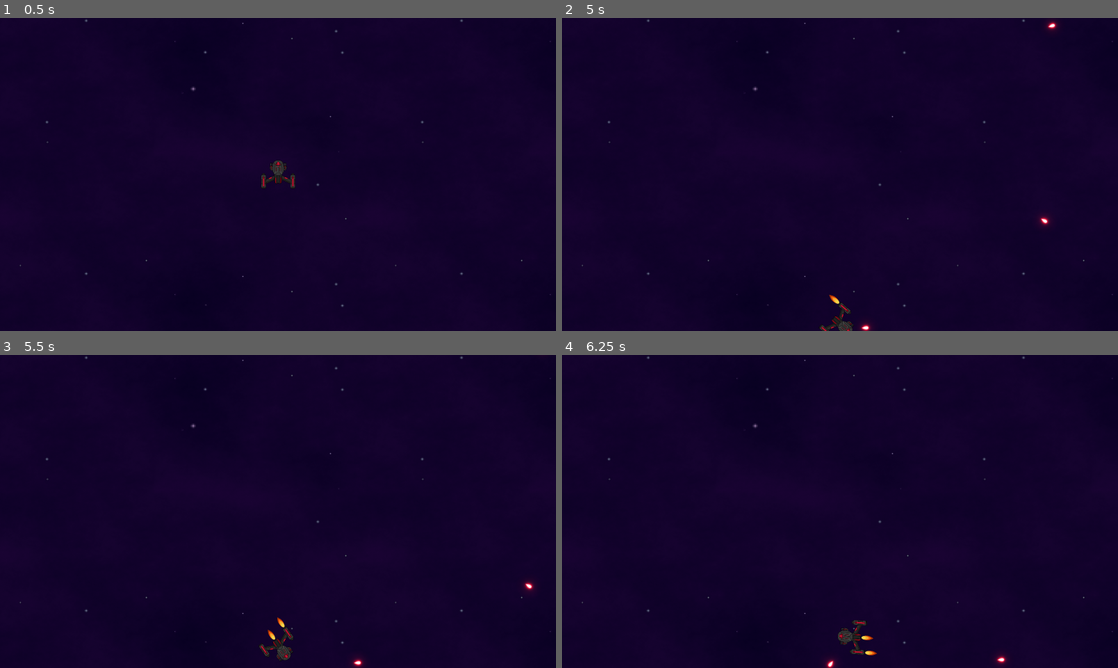
Above: before the commit, frames 1-4 (two rows, left to right).
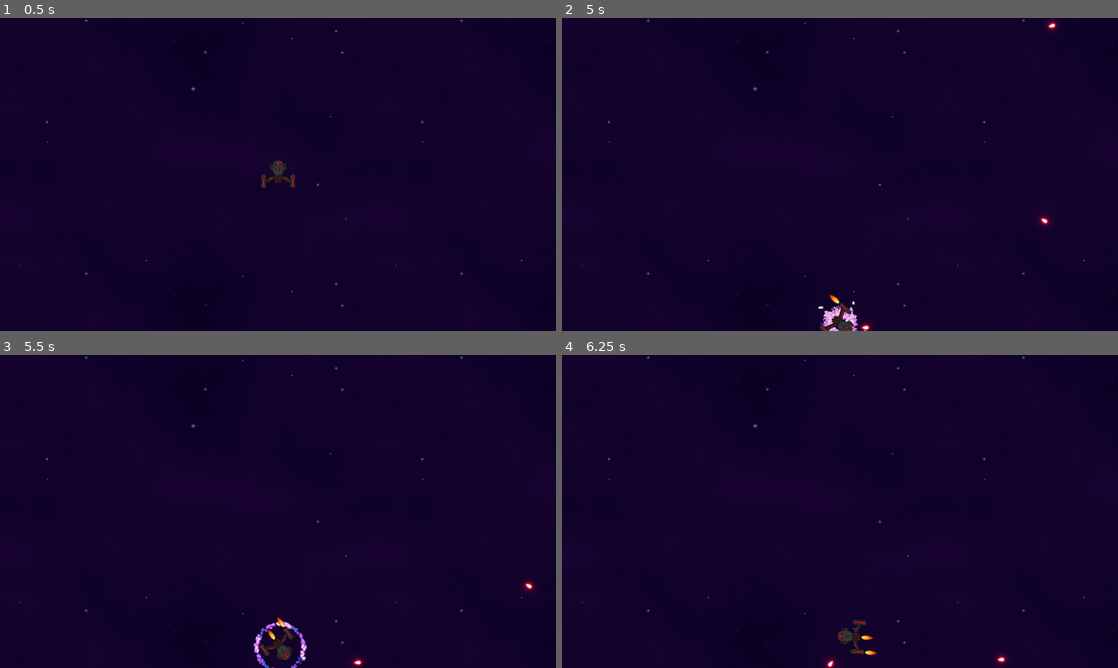
Above: after the commit, the same moments.

Repository: Akib306/Astroids_Arcade_Game
Game: Godot game, scene res://Root.tscn
The game is run twice, just before and just after one commit, with the same random seed, the same clock (stepped at 60 frames per second) and the same inputs.
Inputs:
- Up to frame 1 (0.5 s): no input
- Up to frame 2 (5 s): tap Enter at 0.5 s; hold Up (ui_up) 0.53-2.03 s; tap Space (ui_select) at 0.6, 0.77, 1.07, 1.35, 1.52, 1.82, 2.1, 2.85, 3.02, 3.32, 3.6, 3.77, 4.07, 4.35, 4.52, 4.82 s; hold Left (ui_left) 2.03-3.53 s; hold Down (ui_down) 3.53-4.28 s; hold Right (ui_right) from 4.28 s (still down)
- Up to frame 3 (5.5 s): release Right (ui_right) at 5.03 s; hold Up (ui_up) from 5.03 s (still down); tap Space (ui_select) at 5.1 s
- Up to frame 4 (6.25 s): release Up (ui_up) at 5.78 s; hold Right (ui_right) from 5.78 s (still down); tap Space (ui_select) at 5.85, 6.02 s

Frame 1 is identical in both runs. In frame 2, 0.3% of the frame differs, in the area x 46-56%, y 88-100%; in frame 3, 0.3%, in the area x 45-65%, y 83-100%; in frame 4, less than 0.1%.

Commit message:
Added feature: When the player ship is warped to the opposite side of the screen, play a warp animation at least 3 frames long on the ship. Also, added a maximum velocity limit on the player ship.

Diff:
--- a/bullet.tscn
+++ b/bullet.tscn
@@ -7,6 +7,7 @@
 script = ExtResource("1_bsyer")
 
 [node name="Sprite2D" type="Sprite2D" parent="."]
+z_index = -1
 rotation = -1.5708
 texture = ExtResource("2_02511")
 
--- a/player.gd
+++ b/player.gd
@@ -3,11 +3,14 @@
 class_name Player
 
 @export var rotation_speed := 5.0
-@export var bullet_scene = preload("res://bullet.tscn")  # Adjust path to your bullet scene
+@export var bullet_scene = preload("res://bullet.tscn")
 @export var velocity = Vector2.ZERO
 @export var acceleration = 150
 @export var deceleration = 100
+@export var max_velocity := 750  # Maximum velocity of the player's ship
 
+# Flag to track if the warp animation is playing
+var warp_animation_playing = false
 
 # Called when the node enters the scene tree for the first time.
 func _ready() -> void:
@@ -16,20 +19,22 @@
 	$RightThruster.visible = false
 	$MainThruster.visible = false
 
+	$WarpAnimation.visible = false
+	# Connect the animation_finished signal
+	$WarpAnimation.frame_changed.connect(_on_WarpAnimation_frame_changed)
+
+
 # Called every frame. 'delta' is the elapsed time since the previous frame.
 func _process(delta: float) -> void:
 	# Show the opposite thruster for the intended movement direction as per Newton's third law
 	if Input.is_action_pressed("ui_left"):
 		$RightThruster.visible = true
 		$LeftThruster.visible = false
-
 	elif Input.is_action_pressed("ui_right"):
 		$LeftThruster.visible = true
 		$RightThruster.visible = false
-
 	elif Input.is_action_pressed("ui_up"):
 		$MainThruster.visible = true
-
 	else:
 		# When no keys are pressed, hide the thrusters
 		$LeftThruster.visible = false
@@ -57,6 +62,10 @@
 		var thrust = Vector2(0, -acceleration * delta).rotated(rotation)
 		velocity += thrust
 
+		# Clamp the velocity to the max velocity
+		if velocity.length() > max_velocity:
+			velocity = velocity.normalized() * max_velocity
+
 	# Decelerate the ship when the DOWN arrow is pressed
 	if Input.is_action_pressed("ui_down"):
 		if velocity.length() > 0:
@@ -70,8 +79,8 @@
 	# Apply velocity to the position of the ship
 	position += velocity * delta
 
-	# Handle screen wrapping after updating position
-	handle_screen_wrapping()
+	# Handle screen warping after updating position
+	handle_screen_warping()
 
 # Function to fire a bullet from the front of the ship
 func fire_bullet() -> void:
@@ -89,8 +98,8 @@
 	# Add the bullet to the current scene (to the root or a specific node)
 	get_tree().root.add_child(bullet)
 
-# Function to handle screen wrapping
-func handle_screen_wrapping() -> void:
+# Function to handle screen warping
+func handle_screen_warping() -> void:
 	var camera = get_viewport().get_camera_2d()
 	var viewport_size = get_viewport().get_visible_rect().size
 	var zoom = camera.zoom
@@ -115,17 +124,35 @@
 	var max_y = camera_position.y + half_height
 
 	var new_position = position
+	var warped = false
 
-	# Wrap horizontally
+	# Warp horizontally
 	if position.x < min_x:
-		new_position.x = max_x
+		new_position.x = max_x - 1
+		warped = true
 	elif position.x > max_x:
-		new_position.x = min_x
+		new_position.x = min_x + 1
+		warped = true
 
-	# Wrap vertically
+	# Warp vertically
 	if position.y < min_y:
-		new_position.y = max_y
+		new_position.y = max_y - 1
+		warped = true
 	elif position.y > max_y:
-		new_position.y = min_y
+		new_position.y = min_y + 1
+		warped = true
 
-	position = new_position
+	# Update position and play the warp animation if warping occurred
+	if warped:
+		position = new_position
+		if not warp_animation_playing:
+			warp_animation_playing = true
+			$WarpAnimation.visible = true
+			$WarpAnimation.play("default")
+
+
+func _on_WarpAnimation_frame_changed():
+	if $WarpAnimation.frame == $WarpAnimation.sprite_frames.get_frame_count($WarpAnimation.animation) - 1:
+		warp_animation_playing = false
+		$WarpAnimation.visible = false
+		$WarpAnimation.stop()
--- a/player.tscn
+++ b/player.tscn
@@ -1,9 +1,10 @@
-[gd_scene load_steps=6 format=3 uid="uid://dm3k8fek8io8h"]
+[gd_scene load_steps=90 format=3 uid="uid://dm3k8fek8io8h"]
 
 [ext_resource type="Script" path="res://player.gd" id="1_lb68p"]
 [ext_resource type="Texture2D" uid="uid://csp46ro050swk" path="res://Assets/Spaceship_RED.png" id="2_63nsr"]
 [ext_resource type="Texture2D" uid="uid://f6e5f0vowie" path="res://Assets/Flame_01.png" id="3_q3w25"]
 [ext_resource type="Texture2D" uid="uid://cqi3yq8ko7sxl" path="res://Assets/Flame_02.png" id="4_yn207"]
+[ext_resource type="Texture2D" uid="uid://ci07wtgxtt13o" path="res://Assets/warpAnimation.png" id="5_p112b"]
 
 [sub_resource type="SpriteFrames" id="SpriteFrames_bhwyc"]
 animations = [{
@@ -19,6 +20,588 @@
 "speed": 3.0
 }]
 
+[sub_resource type="AtlasTexture" id="AtlasTexture_41wlw"]
+atlas = ExtResource("5_p112b")
+region = Rect2(0, 0, 100, 100)
+
+[sub_resource type="AtlasTexture" id="AtlasTexture_m5t1i"]
+atlas = ExtResource("5_p112b")
+region = Rect2(100, 0, 100, 100)
+
+[sub_resource type="AtlasTexture" id="AtlasTexture_ky2ma"]
+atlas = ExtResource("5_p112b")
+region = Rect2(200, 0, 100, 100)
+
+[sub_resource type="AtlasTexture" id="AtlasTexture_cv54p"]
+atlas = ExtResource("5_p112b")
+region = Rect2(300, 0, 100, 100)
+
+[sub_resource type="AtlasTexture" id="AtlasTexture_8a1eg"]
+atlas = ExtResource("5_p112b")
+region = Rect2(400, 0, 100, 100)
+
+[sub_resource type="AtlasTexture" id="AtlasTexture_thoov"]
+atlas = ExtResource("5_p112b")
+region = Rect2(500, 0, 100, 100)
+
+[sub_resource type="AtlasTexture" id="AtlasTexture_sicfe"]
+atlas = ExtResource("5_p112b")
+region = Rect2(600, 0, 100, 100)
+
+[sub_resource type="AtlasTexture" id="AtlasTexture_1m51i"]
+atlas = ExtResource("5_p112b")
+region = Rect2(700, 0, 100, 100)
+
+[sub_resource type="AtlasTexture" id="AtlasTexture_630r5"]
+atlas = ExtResource("5_p112b")
+region = Rect2(800, 0, 100, 100)
+
+[sub_resource type="AtlasTexture" id="AtlasTexture_77dta"]
+atlas = ExtResource("5_p112b")
+region = Rect2(900, 0, 100, 100)
+
+[sub_resource type="AtlasTexture" id="AtlasTexture_22mic"]
+atlas = ExtResource("5_p112b")
+region = Rect2(0, 100, 100, 100)
+
+[sub_resource type="AtlasTexture" id="AtlasTexture_dpte7"]
+atlas = ExtResource("5_p112b")
+region = Rect2(100, 100, 100, 100)
+
+[sub_resource type="AtlasTexture" id="AtlasTexture_777r5"]
+atlas = ExtResource("5_p112b")
+region = Rect2(200, 100, 100, 100)
+
+[sub_resource type="AtlasTexture" id="AtlasTexture_x4vf6"]
+atlas = ExtResource("5_p112b")
+region = Rect2(300, 100, 100, 100)
+
+[sub_resource type="AtlasTexture" id="AtlasTexture_p8jab"]
+atlas = ExtResource("5_p112b")
+region = Rect2(400, 100, 100, 100)
+
+[sub_resource type="AtlasTexture" id="AtlasTexture_wmto3"]
+atlas = ExtResource("5_p112b")
+region = Rect2(500, 100, 100, 100)
+
+[sub_resource type="AtlasTexture" id="AtlasTexture_6tmm6"]
+atlas = ExtResource("5_p112b")
+region = Rect2(600, 100, 100, 100)
+
+[sub_resource type="AtlasTexture" id="AtlasTexture_51hsy"]
+atlas = ExtResource("5_p112b")
+region = Rect2(700, 100, 100, 100)
+
+[sub_resource type="AtlasTexture" id="AtlasTexture_11ncv"]
+atlas = ExtResource("5_p112b")
+region = Rect2(800, 100, 100, 100)
+
+[sub_resource type="AtlasTexture" id="AtlasTexture_bbb0p"]
+atlas = ExtResource("5_p112b")
+region = Rect2(900, 100, 100, 100)
+
+[sub_resource type="AtlasTexture" id="AtlasTexture_gr0o3"]
+atlas = ExtResource("5_p112b")
+region = Rect2(0, 200, 100, 100)
+
+[sub_resource type="AtlasTexture" id="AtlasTexture_m4r07"]
+atlas = ExtResource("5_p112b")
+region = Rect2(100, 200, 100, 100)
+
+[sub_resource type="AtlasTexture" id="AtlasTexture_ivb6p"]
+atlas = ExtResource("5_p112b")
+region = Rect2(200, 200, 100, 100)
+
+[sub_resource type="AtlasTexture" id="AtlasTexture_ovb8w"]
+atlas = ExtResource("5_p112b")
+region = Rect2(300, 200, 100, 100)
+
+[sub_resource type="AtlasTexture" id="AtlasTexture_mca6u"]
+atlas = ExtResource("5_p112b")
+region = Rect2(400, 200, 100, 100)
+
+[sub_resource type="AtlasTexture" id="AtlasTexture_cvq8r"]
+atlas = ExtResource("5_p112b")
+region = Rect2(500, 200, 100, 100)
+
+[sub_resource type="AtlasTexture" id="AtlasTexture_aqqib"]
+atlas = ExtResource("5_p112b")
+region = Rect2(600, 200, 100, 100)
+
+[sub_resource type="AtlasTexture" id="AtlasTexture_1cpba"]
+atlas = ExtResource("5_p112b")
+region = Rect2(700, 200, 100, 100)
+
+[sub_resource type="AtlasTexture" id="AtlasTexture_r43q5"]
+atlas = ExtResource("5_p112b")
+region = Rect2(800, 200, 100, 100)
+
+[sub_resource type="AtlasTexture" id="AtlasTexture_kyawg"]
+atlas = ExtResource("5_p112b")
+region = Rect2(900, 200, 100, 100)
+
+[sub_resource type="AtlasTexture" id="AtlasTexture_32y0g"]
+atlas = ExtResource("5_p112b")
+region = Rect2(0, 300, 100, 100)
+
+[sub_resource type="AtlasTexture" id="AtlasTexture_btuaj"]
+atlas = ExtResource("5_p112b")
+region = Rect2(100, 300, 100, 100)
+
+[sub_resource type="AtlasTexture" id="AtlasTexture_rxwhq"]
+atlas = ExtResource("5_p112b")
+region = Rect2(200, 300, 100, 100)
+
+[sub_resource type="AtlasTexture" id="AtlasTexture_35lu3"]
+atlas = ExtResource("5_p112b")
+region = Rect2(300, 300, 100, 100)
+
+[sub_resource type="AtlasTexture" id="AtlasTexture_x8ic7"]
+atlas = ExtResource("5_p112b")
+region = Rect2(400, 300, 100, 100)
+
+[sub_resource type="AtlasTexture" id="AtlasTexture_e50rs"]
+atlas = ExtResource("5_p112b")
+region = Rect2(500, 300, 100, 100)
+
+[sub_resource type="AtlasTexture" id="AtlasTexture_hl786"]
+atlas = ExtResource("5_p112b")
+region = Rect2(600, 300, 100, 100)
+
+[sub_resource type="AtlasTexture" id="AtlasTexture_w5v3b"]
+atlas = ExtResource("5_p112b")
+region = Rect2(700, 300, 100, 100)
+
+[sub_resource type="AtlasTexture" id="AtlasTexture_tv10g"]
+atlas = ExtResource("5_p112b")
+region = Rect2(800, 300, 100, 100)
+
+[sub_resource type="AtlasTexture" id="AtlasTexture_alrsw"]
+atlas = ExtResource("5_p112b")
+region = Rect2(900, 300, 100, 100)
+
+[sub_resource type="AtlasTexture" id="AtlasTexture_81cuo"]
+atlas = ExtResource("5_p112b")
+region = Rect2(0, 400, 100, 100)
+
+[sub_resource type="AtlasTexture" id="AtlasTexture_ng8b2"]
+atlas = ExtResource("5_p112b")
+region = Rect2(100, 400, 100, 100)
+
+[sub_resource type="AtlasTexture" id="AtlasTexture_ae87n"]
+atlas = ExtResource("5_p112b")
+region = Rect2(200, 400, 100, 100)
+
+[sub_resource type="AtlasTexture" id="AtlasTexture_rgba3"]
+atlas = ExtResource("5_p112b")
+region = Rect2(300, 400, 100, 100)
+
+[sub_resource type="AtlasTexture" id="AtlasTexture_0dej6"]
+atlas = ExtResource("5_p112b")
+region = Rect2(400, 400, 100, 100)
+
+[sub_resource type="AtlasTexture" id="AtlasTexture_4jncg"]
+atlas = ExtResource("5_p112b")
+region = Rect2(500, 400, 100, 100)
+
+[sub_resource type="AtlasTexture" id="AtlasTexture_0gjx2"]
+atlas = ExtResource("5_p112b")
+region = Rect2(600, 400, 100, 100)
+
+[sub_resource type="AtlasTexture" id="AtlasTexture_jviqr"]
+atlas = ExtResource("5_p112b")
+region = Rect2(700, 400, 100, 100)
+
+[sub_resource type="AtlasTexture" id="AtlasTexture_52r8s"]
+atlas = ExtResource("5_p112b")
+region = Rect2(800, 400, 100, 100)
+
+[sub_resource type="AtlasTexture" id="AtlasTexture_6agmk"]
+atlas = ExtResource("5_p112b")
+region = Rect2(900, 400, 100, 100)
+
+[sub_resource type="AtlasTexture" id="AtlasTexture_wh1x1"]
+atlas = ExtResource("5_p112b")
+region = Rect2(0, 500, 100, 100)
+
+[sub_resource type="AtlasTexture" id="AtlasTexture_0a38t"]
+atlas = ExtResource("5_p112b")
+region = Rect2(100, 500, 100, 100)
+
+[sub_resource type="AtlasTexture" id="AtlasTexture_v2jhk"]
+atlas = ExtResource("5_p112b")
+region = Rect2(200, 500, 100, 100)
+
+[sub_resource type="AtlasTexture" id="AtlasTexture_22glv"]
+atlas = ExtResource("5_p112b")
+region = Rect2(300, 500, 100, 100)
+
+[sub_resource type="AtlasTexture" id="AtlasTexture_knhxv"]
+atlas = ExtResource("5_p112b")
+region = Rect2(400, 500, 100, 100)
+
+[sub_resource type="AtlasTexture" id="AtlasTexture_aui3y"]
+atlas = ExtResource("5_p112b")
+region = Rect2(500, 500, 100, 100)
+
+[sub_resource type="AtlasTexture" id="AtlasTexture_l5mw0"]
+atlas = ExtResource("5_p112b")
+region = Rect2(600, 500, 100, 100)
+
+[sub_resource type="AtlasTexture" id="AtlasTexture_vnj30"]
+atlas = ExtResource("5_p112b")
+region = Rect2(700, 500, 100, 100)
+
+[sub_resource type="AtlasTexture" id="AtlasTexture_jeeul"]
+atlas = ExtResource("5_p112b")
+region = Rect2(800, 500, 100, 100)
+
+[sub_resource type="AtlasTexture" id="AtlasTexture_hlda6"]
+atlas = ExtResource("5_p112b")
+region = Rect2(900, 500, 100, 100)
+
+[sub_resource type="AtlasTexture" id="AtlasTexture_jhqlf"]
+atlas = ExtResource("5_p112b")
+region = Rect2(0, 600, 100, 100)
+
+[sub_resource type="AtlasTexture" id="AtlasTexture_thwdd"]
+atlas = ExtResource("5_p112b")
+region = Rect2(100, 600, 100, 100)
+
+[sub_resource type="AtlasTexture" id="AtlasTexture_ali16"]
+atlas = ExtResource("5_p112b")
+region = Rect2(200, 600, 100, 100)
+
+[sub_resource type="AtlasTexture" id="AtlasTexture_25bb7"]
+atlas = ExtResource("5_p112b")
+region = Rect2(300, 600, 100, 100)
+
+[sub_resource type="AtlasTexture" id="AtlasTexture_0n62v"]
+atlas = ExtResource("5_p112b")
+region = Rect2(400, 600, 100, 100)
+
+[sub_resource type="AtlasTexture" id="AtlasTexture_h5hdw"]
+atlas = ExtResource("5_p112b")
+region = Rect2(500, 600, 100, 100)
+
+[sub_resource type="AtlasTexture" id="AtlasTexture_ye8s0"]
+atlas = ExtResource("5_p112b")
+region = Rect2(600, 600, 100, 100)
+
+[sub_resource type="AtlasTexture" id="AtlasTexture_o0rve"]
+atlas = ExtResource("5_p112b")
+region = Rect2(700, 600, 100, 100)
+
+[sub_resource type="AtlasTexture" id="AtlasTexture_tkfyd"]
+atlas = ExtResource("5_p112b")
+region = Rect2(800, 600, 100, 100)
+
+[sub_resource type="AtlasTexture" id="AtlasTexture_6hqer"]
+atlas = ExtResource("5_p112b")
+region = Rect2(900, 600, 100, 100)
+
+[sub_resource type="AtlasTexture" id="AtlasTexture_04drc"]
+atlas = ExtResource("5_p112b")
+region = Rect2(0, 700, 100, 100)
+
+[sub_resource type="AtlasTexture" id="AtlasTexture_gqwmb"]
+atlas = ExtResource("5_p112b")
+region = Rect2(100, 700, 100, 100)
+
+[sub_resource type="AtlasTexture" id="AtlasTexture_gsik1"]
+atlas = ExtResource("5_p112b")
+region = Rect2(200, 700, 100, 100)
+
+[sub_resource type="AtlasTexture" id="AtlasTexture_htvkp"]
+atlas = ExtResource("5_p112b")
+region = Rect2(300, 700, 100, 100)
+
+[sub_resource type="AtlasTexture" id="AtlasTexture_vegns"]
+atlas = ExtResource("5_p112b")
+region = Rect2(400, 700, 100, 100)
+
+[sub_resource type="AtlasTexture" id="AtlasTexture_c7wmg"]
+atlas = ExtResource("5_p112b")
+region = Rect2(500, 700, 100, 100)
+
+[sub_resource type="AtlasTexture" id="AtlasTexture_pnqat"]
+atlas = ExtResource("5_p112b")
+region = Rect2(600, 700, 100, 100)
+
+[sub_resource type="AtlasTexture" id="AtlasTexture_oqvve"]
+atlas = ExtResource("5_p112b")
+region = Rect2(700, 700, 100, 100)
+
+[sub_resource type="AtlasTexture" id="AtlasTexture_f15yx"]
+atlas = ExtResource("5_p112b")
+region = Rect2(800, 700, 100, 100)
+
+[sub_resource type="AtlasTexture" id="AtlasTexture_1tdhi"]
+atlas = ExtResource("5_p112b")
+region = Rect2(900, 700, 100, 100)
+
+[sub_resource type="AtlasTexture" id="AtlasTexture_0nwpt"]
+atlas = ExtResource("5_p112b")
+region = Rect2(0, 800, 100, 100)
+
+[sub_resource type="AtlasTexture" id="AtlasTexture_nkxga"]
+atlas = ExtResource("5_p112b")
+region = Rect2(100, 800, 100, 100)
+
+[sub_resource type="SpriteFrames" id="SpriteFrames_14r10"]
+animations = [{
+"frames": [{
+"duration": 1.0,
+"texture": SubResource("AtlasTexture_41wlw")
+}, {
+"duration": 1.0,
+"texture": SubResource("AtlasTexture_m5t1i")
+}, {
+"duration": 1.0,
+"texture": SubResource("AtlasTexture_ky2ma")
+}, {
+"duration": 1.0,
+"texture": SubResource("AtlasTexture_cv54p")
+}, {
+"duration": 1.0,
+"texture": SubResource("AtlasTexture_8a1eg")
+}, {
+"duration": 1.0,
+"texture": SubResource("AtlasTexture_thoov")
+}, {
+"duration": 1.0,
+"texture": SubResource("AtlasTexture_sicfe")
+}, {
+"duration": 1.0,
+"texture": SubResource("AtlasTexture_1m51i")
+}, {
+"duration": 1.0,
+"texture": SubResource("AtlasTexture_630r5")
+}, {
+"duration": 1.0,
+"texture": SubResource("AtlasTexture_77dta")
+}, {
+"duration": 1.0,
+"texture": SubResource("AtlasTexture_22mic")
+}, {
+"duration": 1.0,
+"texture": SubResource("AtlasTexture_dpte7")
+}, {
+"duration": 1.0,
+"texture": SubResource("AtlasTexture_777r5")
+}, {
+"duration": 1.0,
+"texture": SubResource("AtlasTexture_x4vf6")
+}, {
+"duration": 1.0,
+"texture": SubResource("AtlasTexture_p8jab")
+}, {
+"duration": 1.0,
+"texture": SubResource("AtlasTexture_wmto3")
+}, {
+"duration": 1.0,
+"texture": SubResource("AtlasTexture_6tmm6")
+}, {
+"duration": 1.0,
+"texture": SubResource("AtlasTexture_51hsy")
+}, {
+"duration": 1.0,
+"texture": SubResource("AtlasTexture_11ncv")
+}, {
+"duration": 1.0,
+"texture": SubResource("AtlasTexture_bbb0p")
+}, {
+"duration": 1.0,
+"texture": SubResource("AtlasTexture_gr0o3")
+}, {
+"duration": 1.0,
+"texture": SubResource("AtlasTexture_m4r07")
+}, {
+"duration": 1.0,
+"texture": SubResource("AtlasTexture_ivb6p")
+}, {
+"duration": 1.0,
+"texture": SubResource("AtlasTexture_ovb8w")
+}, {
+"duration": 1.0,
+"texture": SubResource("AtlasTexture_mca6u")
+}, {
+"duration": 1.0,
+"texture": SubResource("AtlasTexture_cvq8r")
+}, {
+"duration": 1.0,
+"texture": SubResource("AtlasTexture_aqqib")
+}, {
+"duration": 1.0,
+"texture": SubResource("AtlasTexture_1cpba")
+}, {
+"duration": 1.0,
+"texture": SubResource("AtlasTexture_r43q5")
+}, {
+"duration": 1.0,
+"texture": SubResource("AtlasTexture_kyawg")
+}, {
+"duration": 1.0,
+"texture": SubResource("AtlasTexture_32y0g")
+}, {
+"duration": 1.0,
+"texture": SubResource("AtlasTexture_btuaj")
+}, {
+"duration": 1.0,
+"texture": SubResource("AtlasTexture_rxwhq")
+}, {
+"duration": 1.0,
+"texture": SubResource("AtlasTexture_35lu3")
+}, {
+"duration": 1.0,
+"texture": SubResource("AtlasTexture_x8ic7")
+}, {
+"duration": 1.0,
+"texture": SubResource("AtlasTexture_e50rs")
+}, {
+"duration": 1.0,
+"texture": SubResource("AtlasTexture_hl786")
+}, {
+"duration": 1.0,
+"texture": SubResource("AtlasTexture_w5v3b")
+}, {
+"duration": 1.0,
+"texture": SubResource("AtlasTexture_tv10g")
+}, {
+"duration": 1.0,
+"texture": SubResource("AtlasTexture_alrsw")
+}, {
+"duration": 1.0,
+"texture": SubResource("AtlasTexture_81cuo")
+}, {
+"duration": 1.0,
+"texture": SubResource("AtlasTexture_ng8b2")
+}, {
+"duration": 1.0,
+"texture": SubResource("AtlasTexture_ae87n")
+}, {
+"duration": 1.0,
+"texture": SubResource("AtlasTexture_rgba3")
+}, {
+"duration": 1.0,
+"texture": SubResource("AtlasTexture_0dej6")
+}, {
+"duration": 1.0,
+"texture": SubResource("AtlasTexture_4jncg")
+}, {
+"duration": 1.0,
+"texture": SubResource("AtlasTexture_0gjx2")
+}, {
+"duration": 1.0,
+"texture": SubResource("AtlasTexture_jviqr")
+}, {
+"duration": 1.0,
+"texture": SubResource("AtlasTexture_52r8s")
+}, {
+"duration": 1.0,
+"texture": SubResource("AtlasTexture_6agmk")
+}, {
+"duration": 1.0,
+"texture": SubResource("AtlasTexture_wh1x1")
+}, {
+"duration": 1.0,
+"texture": SubResource("AtlasTexture_0a38t")
+}, {
+"duration": 1.0,
+"texture": SubResource("AtlasTexture_v2jhk")
+}, {
+"duration": 1.0,
+"texture": SubResource("AtlasTexture_22glv")
+}, {
+"duration": 1.0,
+"texture": SubResource("AtlasTexture_knhxv")
+}, {
+"duration": 1.0,
+"texture": SubResource("AtlasTexture_aui3y")
+}, {
+"duration": 1.0,
+"texture": SubResource("AtlasTexture_l5mw0")
+}, {
+"duration": 1.0,
+"texture": SubResource("AtlasTexture_vnj30")
+}, {
+"duration": 1.0,
+"texture": SubResource("AtlasTexture_jeeul")
+}, {
+"duration": 1.0,
+"texture": SubResource("AtlasTexture_hlda6")
+}, {
+"duration": 1.0,
+"texture": SubResource("AtlasTexture_jhqlf")
+}, {
+"duration": 1.0,
+"texture": SubResource("AtlasTexture_thwdd")
+}, {
+"duration": 1.0,
+"texture": SubResource("AtlasTexture_ali16")
+}, {
+"duration": 1.0,
+"texture": SubResource("AtlasTexture_25bb7")
+}, {
+"duration": 1.0,
+"texture": SubResource("AtlasTexture_0n62v")
+}, {
+"duration": 1.0,
+"texture": SubResource("AtlasTexture_h5hdw")
+}, {
+"duration": 1.0,
+"texture": SubResource("AtlasTexture_ye8s0")
+}, {
+"duration": 1.0,
+"texture": SubResource("AtlasTexture_o0rve")
+}, {
+"duration": 1.0,
+"texture": SubResource("AtlasTexture_tkfyd")
+}, {
+"duration": 1.0,
+"texture": SubResource("AtlasTexture_6hqer")
+}, {
+"duration": 1.0,
+"texture": SubResource("AtlasTexture_04drc")
+}, {
+"duration": 1.0,
+"texture": SubResource("AtlasTexture_gqwmb")
+}, {
+"duration": 1.0,
+"texture": SubResource("AtlasTexture_gsik1")
+}, {
+"duration": 1.0,
+"texture": SubResource("AtlasTexture_htvkp")
+}, {
+"duration": 1.0,
+"texture": SubResource("AtlasTexture_vegns")
+}, {
+"duration": 1.0,
+"texture": SubResource("AtlasTexture_c7wmg")
+}, {
+"duration": 1.0,
+"texture": SubResource("AtlasTexture_pnqat")
+}, {
+"duration": 1.0,
+"texture": SubResource("AtlasTexture_oqvve")
+}, {
+"duration": 1.0,
+"texture": SubResource("AtlasTexture_f15yx")
+}, {
+"duration": 1.0,
+"texture": SubResource("AtlasTexture_1tdhi")
+}, {
+"duration": 1.0,
+"texture": SubResource("AtlasTexture_0nwpt")
+}, {
+"duration": 1.0,
+"texture": SubResource("AtlasTexture_nkxga")
+}],
+"loop": true,
+"name": &"default",
+"speed": 81.0
+}]
+
 [node name="Player" type="Node2D"]
 script = ExtResource("1_lb68p")
 
@@ -48,3 +631,9 @@
 scale = Vector2(0.640094, 0.726529)
 sprite_frames = SubResource("SpriteFrames_bhwyc")
 autoplay = "default"
+
+[node name="WarpAnimation" type="AnimatedSprite2D" parent="."]
+z_index = -1
+position = Vector2(4.76837e-07, 0)
+scale = Vector2(2.74047, 2.77591)
+sprite_frames = SubResource("SpriteFrames_14r10")
Binary file added: Assets/explosion (5).png
Not shown, added: Assets/explosion (5).png.import
Binary file added: Assets/warpAnimation.png
Not shown, added: Assets/warpAnimation.png.import
